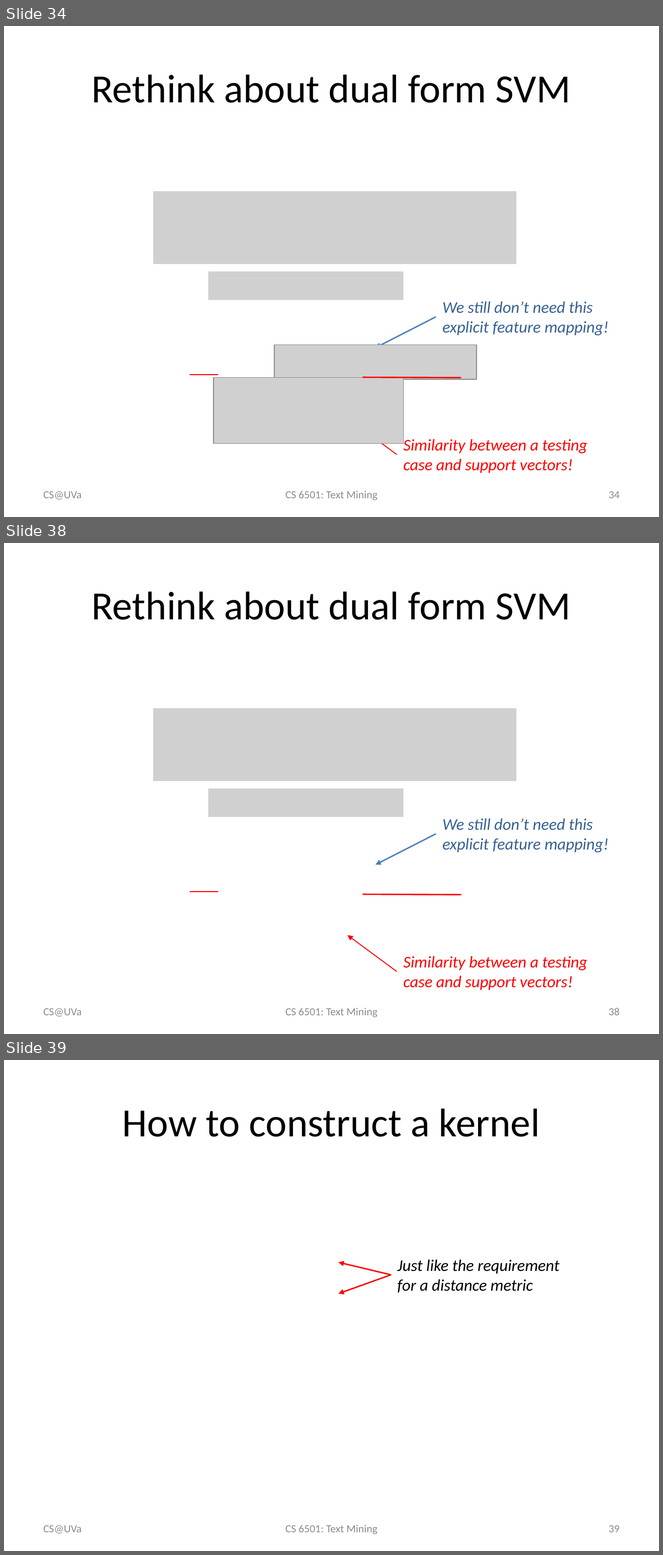
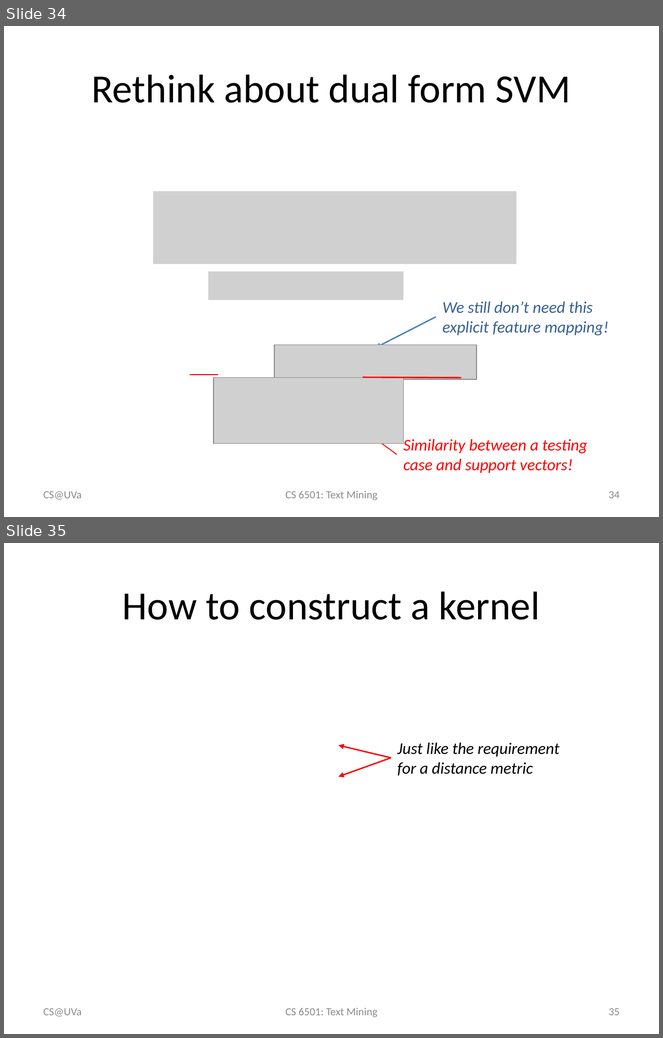
Before and after one commit to wang296/CS6501-Text-Mining, a slide deck: docs/svm.pptx. Shown one above the other, each under a label of ours: slides 34, 38 and 39 before the commit, slides 34 and 35 after it; the slides between them are not shown. The pictures are 663x1555 and 663x1038 pixels, drawn with LibreOffice and Linux fonts; fonts in the diff are those of the drawing; grey boxes stand for pictures. Boxes give left, top, right and bottom in pixels: in the first picture for what was removed or moved away, otherwise in the second. Text is boxed around its words. In the diff, an @@ line names an element or a change of style, - is before the commit and + after.

```diff
--- a/docs/svm.pptx
+++ b/docs/svm.pptx
@@ slide 38 removed at (4,543,659,1034), background #FFFFFF @@
@@ title removed at (91,591,571,620) @@
-Rethink about dual form SVM
@@ picture removed at (153,709,516,782) @@
@@ picture removed at (208,788,404,818) @@
@@ text removed at (442,819,609,853) @@
-We still don’t need this explicit feature mapping!
@@ arrow removed from (436, 834) to (375, 865) @@
@@ line removed from (190, 892) to (218, 892) @@
@@ line removed from (363, 895) to (461, 895) @@
@@ arrow removed from (397, 972) to (347, 936) @@
@@ text removed at (403,956,587,990) @@
-Similarity between a testing case and support vectors!
@@ text removed at (44,1008,82,1017) @@
-CS@UVa
@@ text removed at (285,1008,377,1018) @@
-CS 6501: Text Mining
@@ page number removed at (609,1008,620,1016) @@
-38
@@ what was slide 39 is now slide 35 @@
@@ page number at (609,1008,620,1016): text changed @@
-39
+35
```
Also in this commit, not shown: 3 other slides removed, 7 other files.
